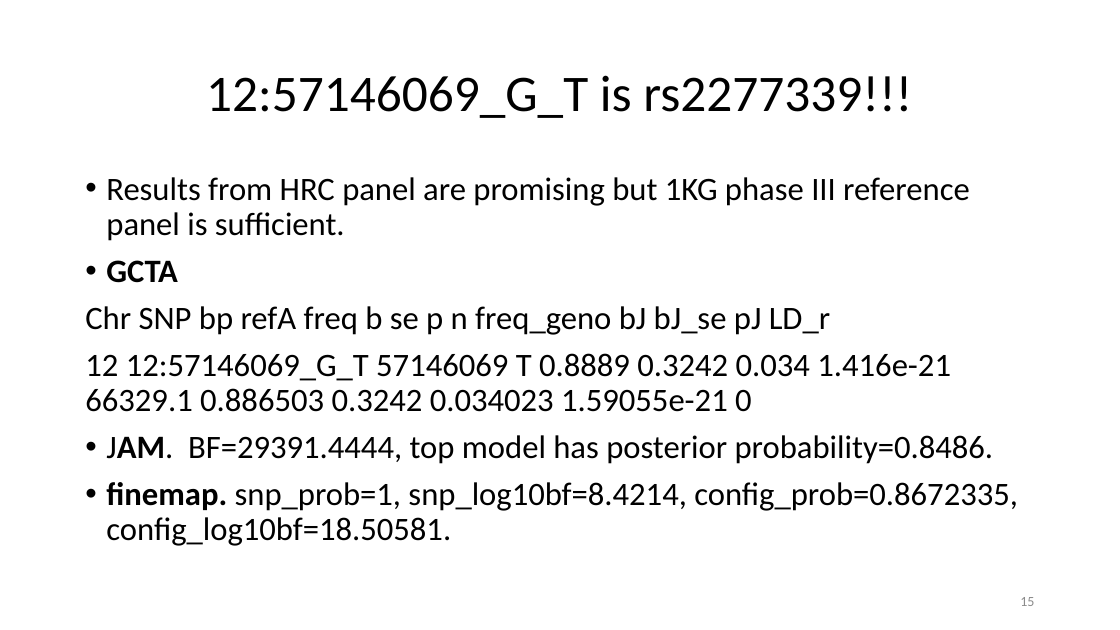
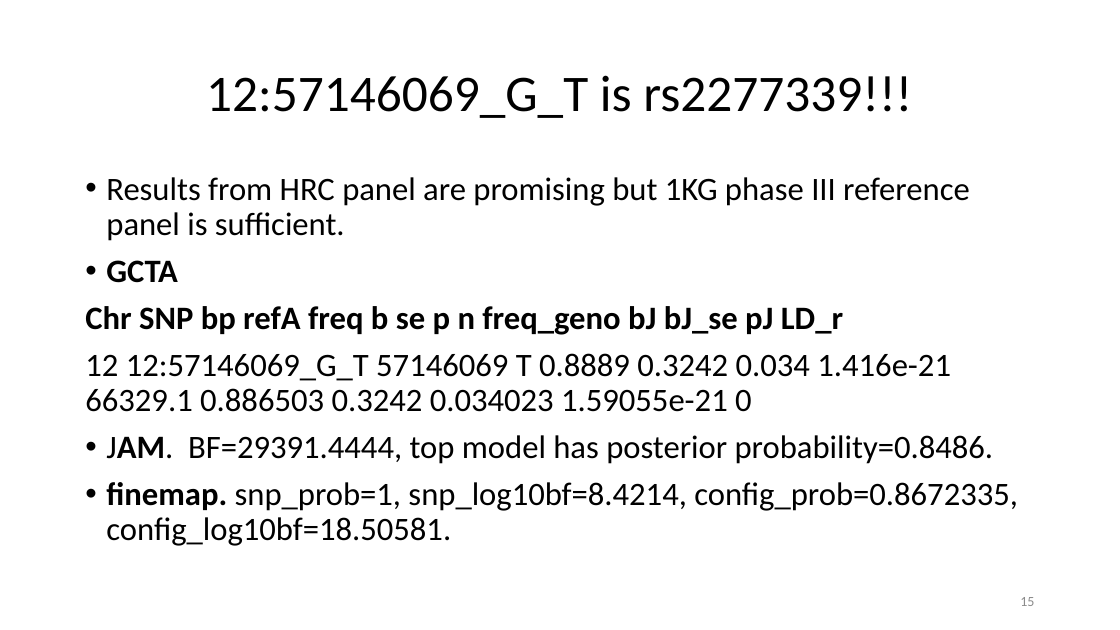
Before and after one commit to jinghuazhao/FM-pipeline, a slide deck: slide 15 of README.pptx. Drawn at 1120x630 pixels with LibreOffice and Linux fonts; fonts in the diff are those of the drawing. Boxes give left, top, right and bottom in pixels: in the first picture for what was removed or moved away, otherwise in the second. Text is boxed around its words. In the diff, an @@ line names an element or a change of style, - is before the commit and + after.

```diff
--- a/README.pptx
+++ b/README.pptx
@@ text at (x1=85, y1=306, x2=843, y2=335): bold on in "Chr SNP bp refA freq b se ..." @@
```
Also in this commit, not shown: 7 other slides changed.
